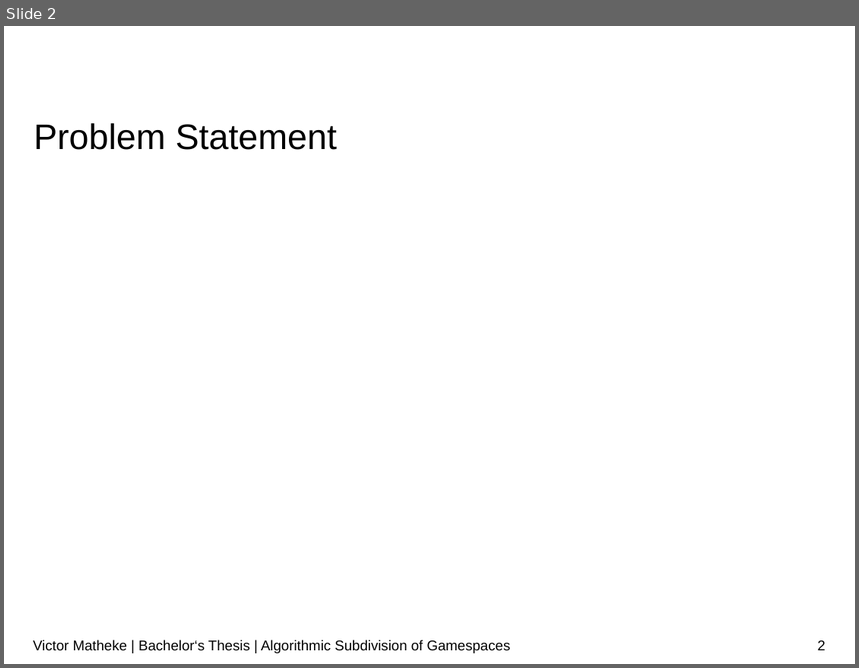
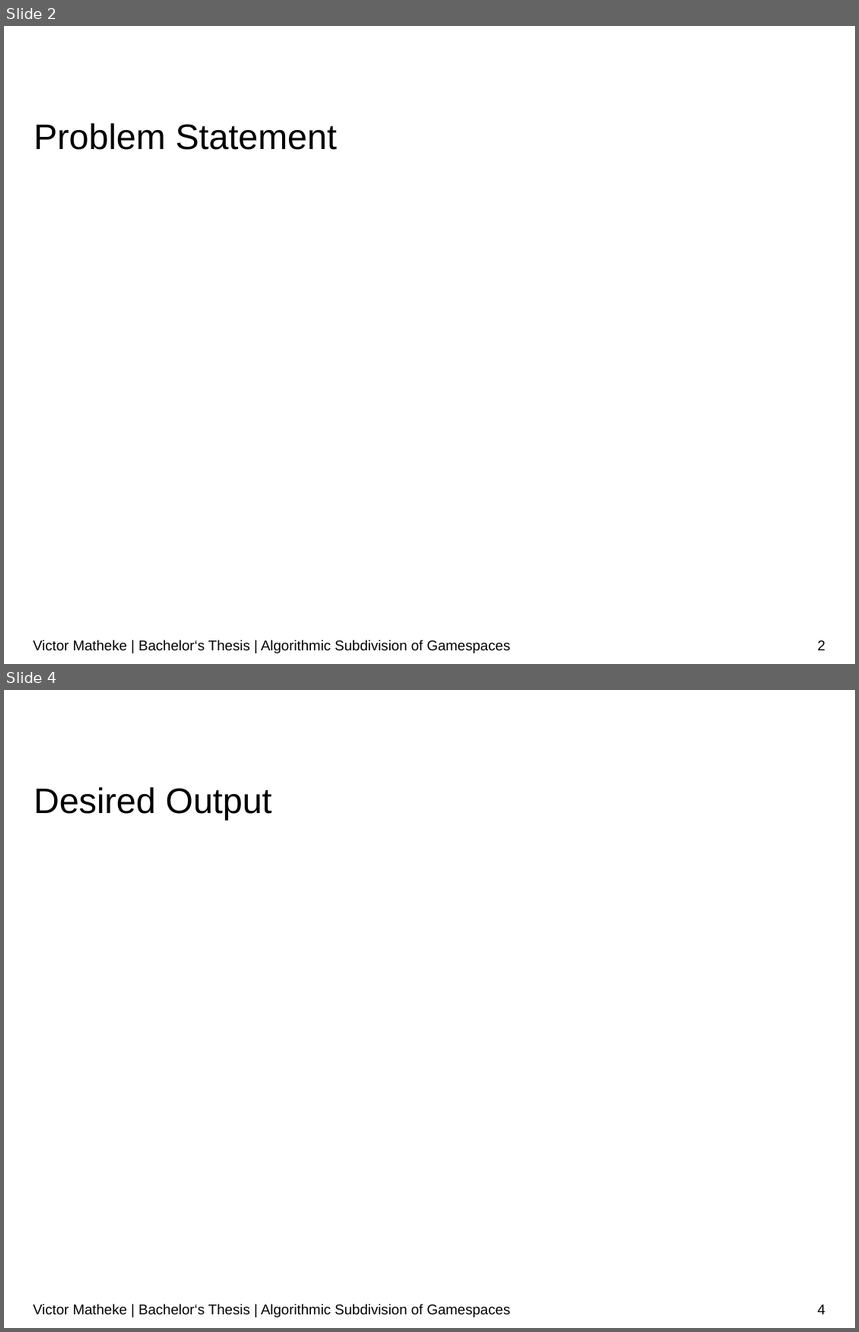
Before and after one commit to surrealtm/Thesis, a slide deck: Presentation/Presentation.pptx. Shown one above the other, each under a label of ours: slide 2 before the commit, slides 2 and 4 after it; the slides between them are not shown. The pictures are 859x668 and 859x1332 pixels, drawn with LibreOffice and Linux fonts; fonts in the diff are those of the drawing; grey boxes stand for pictures; background and template pictures are left out. Boxes give left, top, right and bottom in pixels: in the first picture for what was removed or moved away, otherwise in the second. Text is boxed around its words. In the diff, an @@ line names an element or a change of style, - is before the commit and + after.

```diff
--- a/Presentation/Presentation.pptx
+++ b/Presentation/Presentation.pptx
@@ slide 4 added at (x1=4, y1=690, x2=855, y2=1328), background #FFFFFF @@
@@ title added at (x1=34, y1=787, x2=272, y2=820), 30 pt, text #000000 @@
+Desired Output
@@ text added at (x1=33, y1=1304, x2=511, y2=1318), 12 pt, text #000000 @@
+Victor Matheke | Bachelor‘s Thesis | Algorithmic Subdivision of Gamespaces
@@ page number added at (x1=818, y1=1305, x2=826, y2=1315), 12 pt, text #000000 @@
+4
```
Also in this commit, not shown: 9 other slides added.
